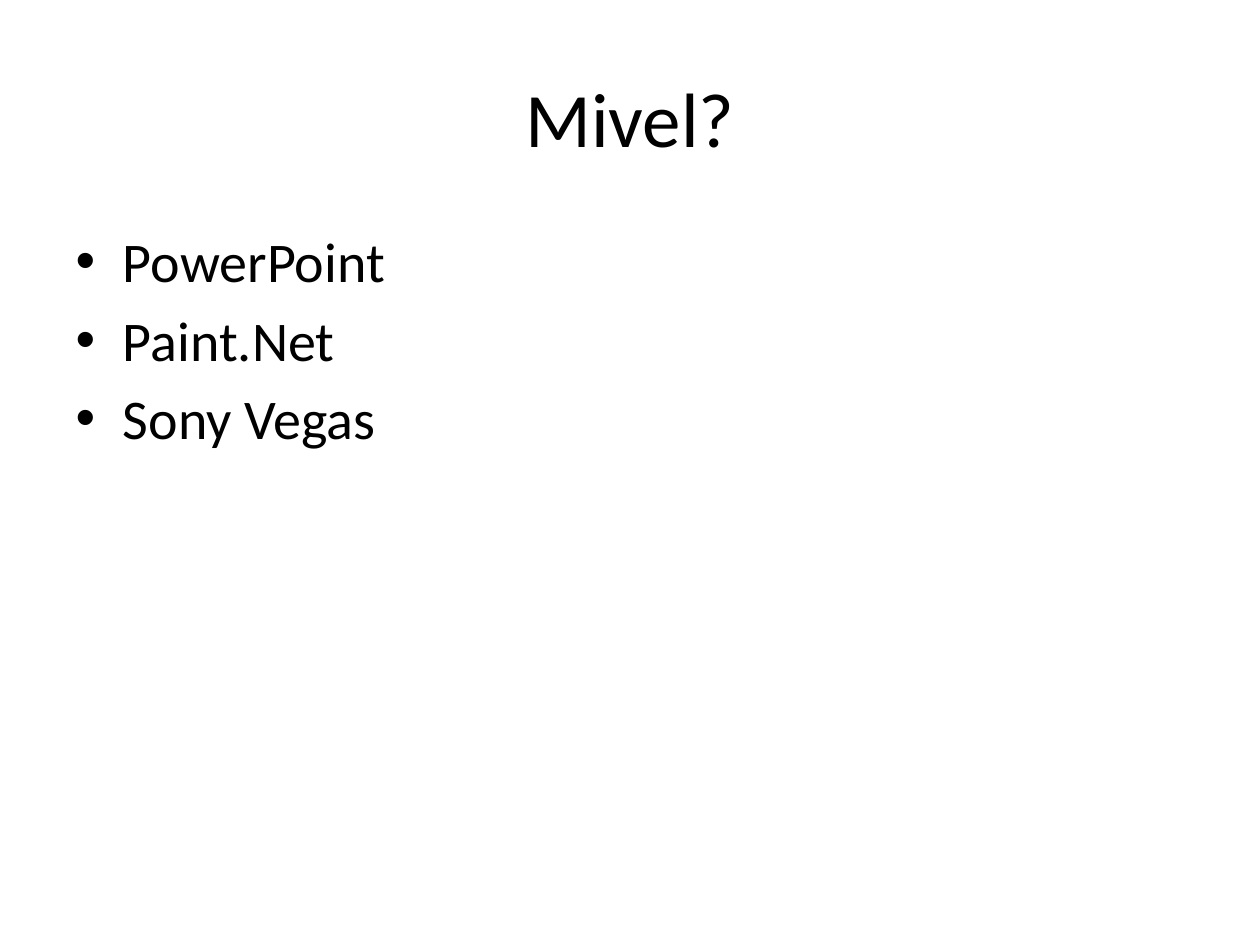
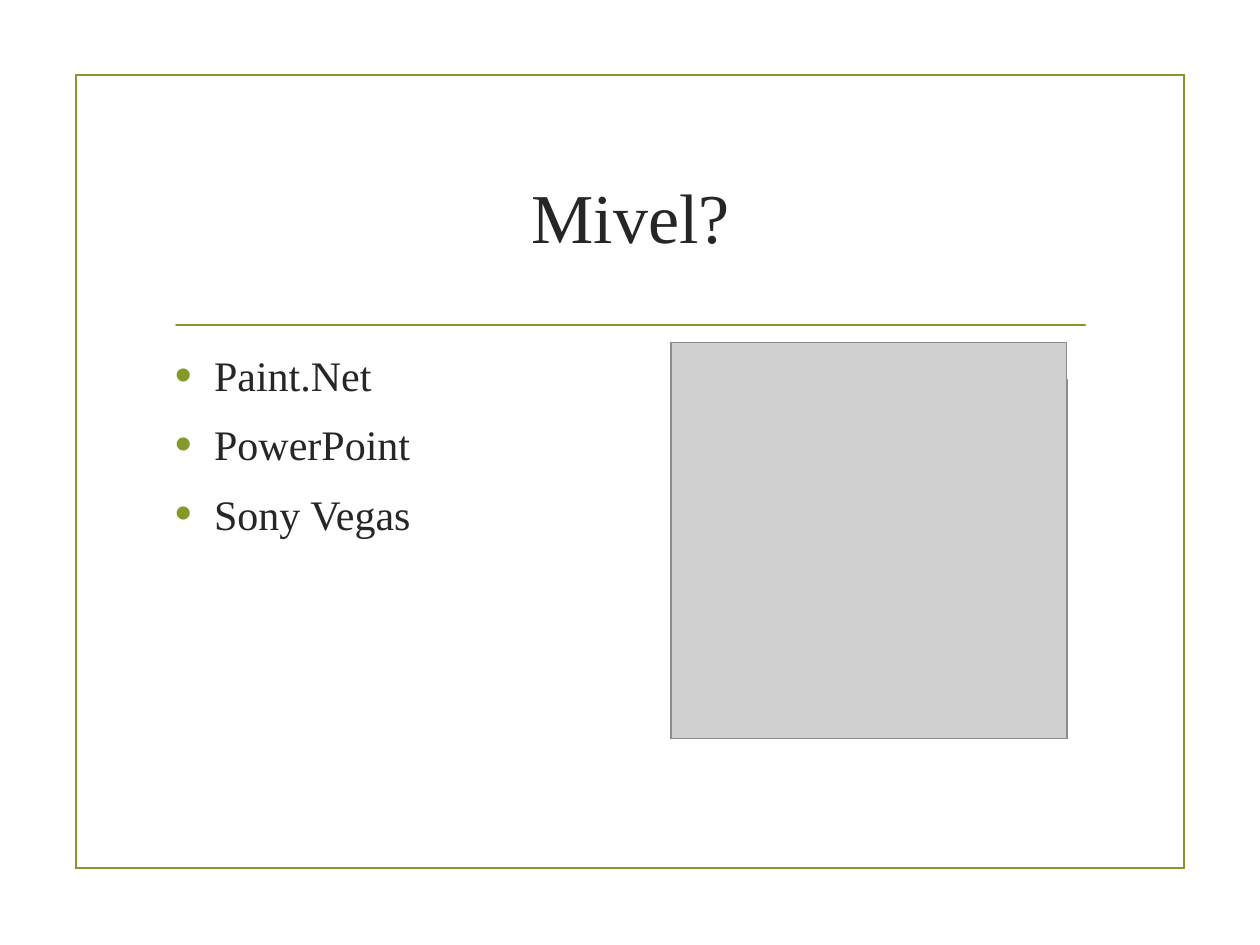
Before and after one commit to tamas9731/Infoverseny, a slide deck: slide 5 of Szakmai prezentáció.pptx (slide 4 before the commit). Drawn at 1260x945 pixels with LibreOffice and Linux fonts; fonts in the diff are those of the drawing; grey boxes stand for pictures; background and template pictures are left out. Boxes give left, top, right and bottom in pixels: in the first picture for what was removed or moved away, otherwise in the second. Text is boxed around its words. In the diff, an @@ line names an element or a change of style, - is before the commit and + after.

```diff
--- a/Szakmai prezentáció.pptx
+++ b/Szakmai prezentáció.pptx
@@ rectangle added at [77, 74, 1184, 868], outline #83992A 1.25 pt @@
@@ title "Mivel?": place and size @@
-title "Mivel?" at [525, 93, 734, 148]
+title "Mivel?" at [532, 194, 730, 244]
@@ title "Mivel?" at [532, 194, 730, 244]: size 44 to 40 pt, font Calibri to Times New Roman, text colour #000000 to #262626 @@
@@ text at [123, 322, 335, 362]: paragraph removed @@
-• Paint.Net
@@ line added from (176, 325) to (1085, 325), #83992A 1.25 pt @@
@@ text "Paint.Net": place and size @@
-text "Paint.Net" at [123, 243, 385, 449]
+text "Paint.Net" at [214, 363, 410, 539]
@@ picture added at [672, 355, 1055, 738] @@
@@ picture added at [672, 343, 1067, 738] @@
@@ text at [214, 363, 371, 392]: paragraph added @@
+• Paint.Net
@@ picture added at [709, 381, 1067, 738] @@
@@ text at [214, 432, 410, 539]: size 32 to 24 pt, font Calibri to Times New Roman, text colour #000000 to #262626 in "PowerPoint", "Sony Vegas"; indent changed; more space between paragraphs @@
```
Also in this commit, not shown: 6 other slides changed, 1 slide added, 2 slides removed.
